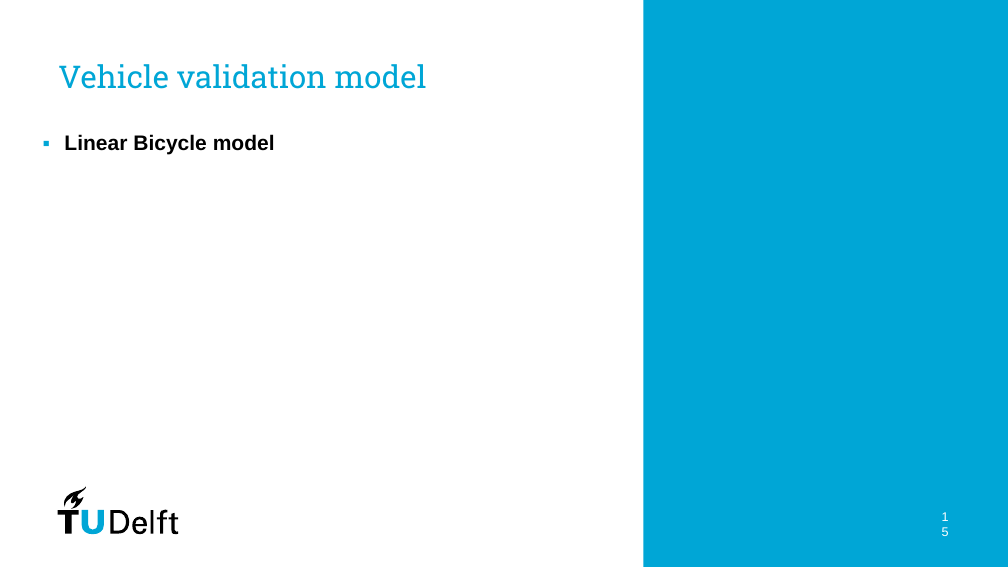
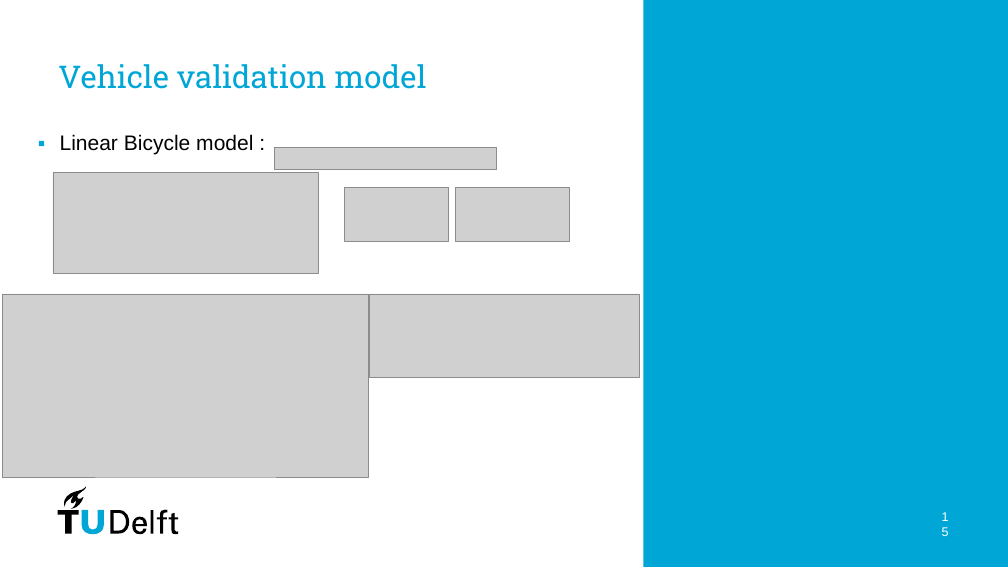
Before and after one commit to PavanPrasad-HG/Vehicle-Dynamics-Control, a slide deck: slide 15 of GP/Group5_GP/Group Presentation.pptx. Drawn at 1008x567 pixels with LibreOffice and Linux fonts; fonts in the diff are those of the drawing; grey boxes stand for pictures. Boxes give left, top, right and bottom in pixels: in the first picture for what was removed or moved away, otherwise in the second. Text is boxed around its words. In the diff, an @@ line names an element or a change of style, - is before the commit and + after.

Commit message:
Updated presentation

```diff
--- a/GP/Group5_GP/Group Presentation.pptx
+++ b/GP/Group5_GP/Group Presentation.pptx
@@ text at <box>60,134,253,155</box>: text changed; bold off @@
-▪ Linear Bicycle model
+▪ Linear Bicycle model :
@@ picture added at <box>274,147,496,169</box> @@
@@ picture added at <box>53,173,318,274</box> @@
@@ picture added at <box>345,188,449,242</box> @@
@@ picture added at <box>455,188,569,242</box> @@
@@ picture added at <box>3,294,369,477</box> @@
@@ picture added at <box>370,294,640,378</box> @@
```
Also in this commit, not shown: 1 other slide changed.
